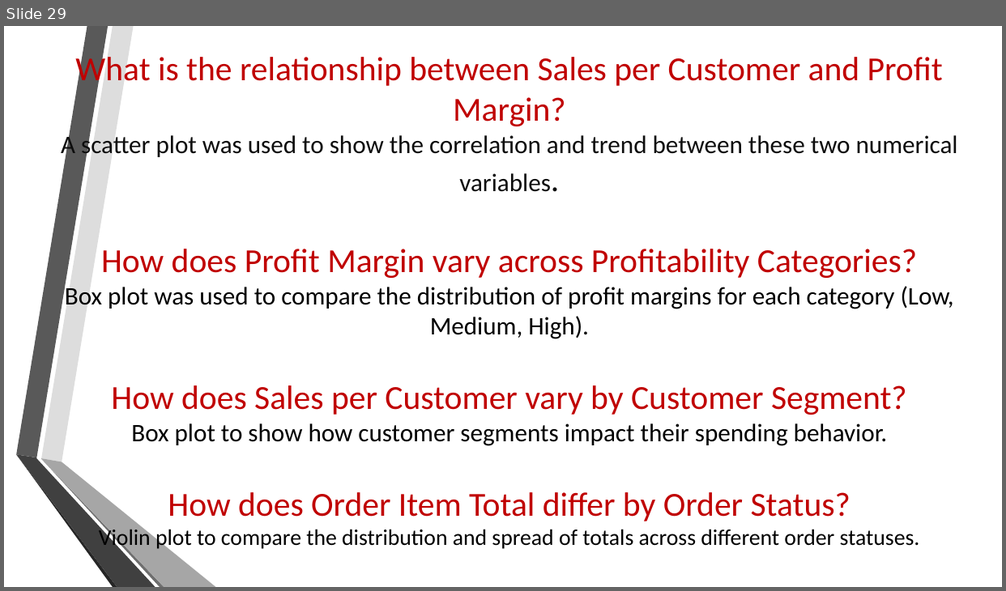
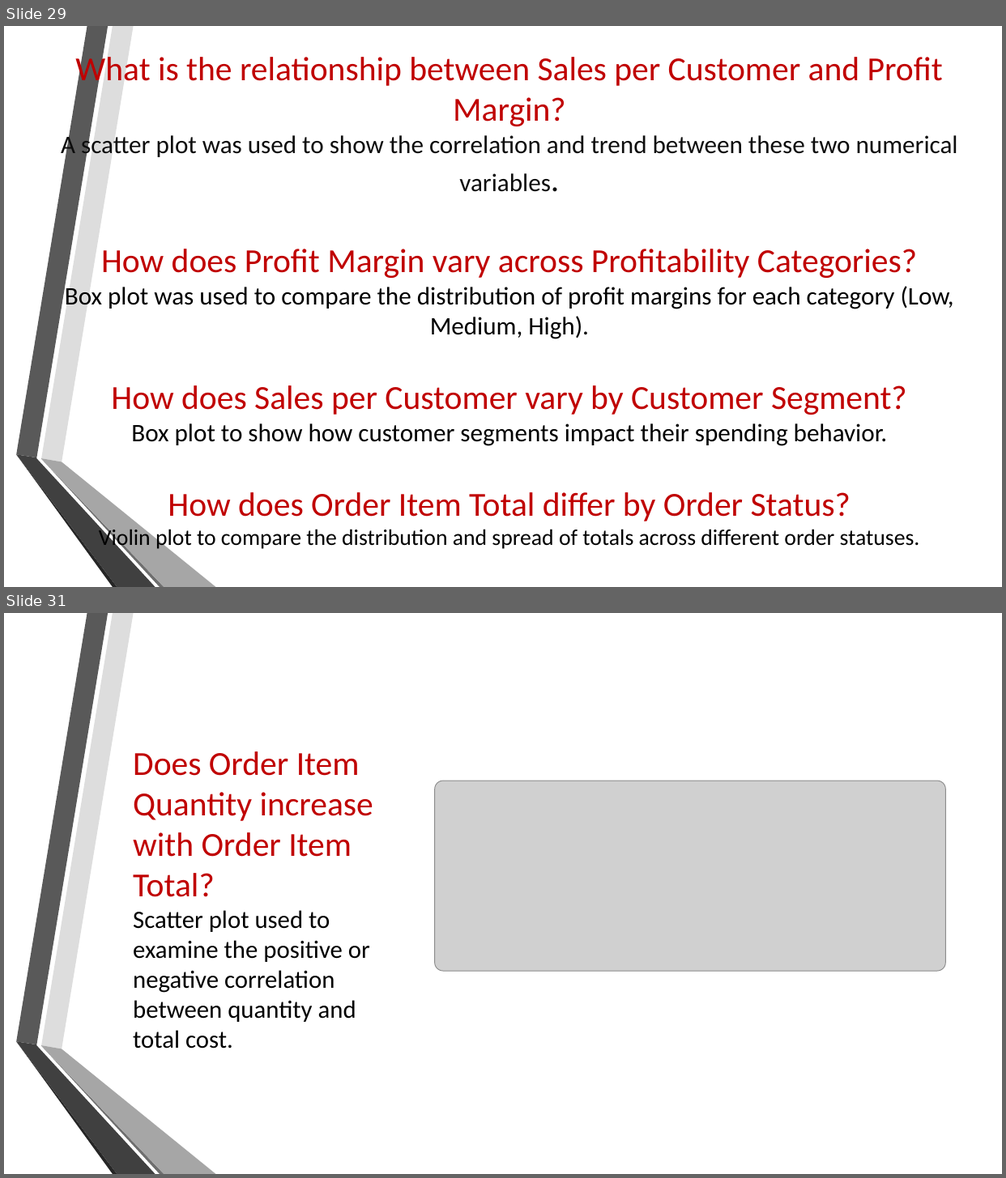
Before and after one commit to mariam530/supply-chain-project, a slide deck: New Microsoft PowerPoint Presentation.pptx. Shown one above the other, each under a label of ours: slide 29 before the commit, slides 29 and 31 after it; the slides between them are not shown. The pictures are 1006x591 and 1006x1178 pixels, drawn with LibreOffice and Linux fonts; fonts in the diff are those of the drawing; grey boxes stand for pictures; background and template pictures are left out. Boxes give left, top, right and bottom in pixels: in the first picture for what was removed or moved away, otherwise in the second. Text is boxed around its words. In the diff, an @@ line names an element or a change of style, - is before the commit and + after.

```diff
--- a/New Microsoft PowerPoint Presentation.pptx
+++ b/New Microsoft PowerPoint Presentation.pptx
@@ slide 31 added at [4,613,1002,1174], background picture (left out) @@
@@ text added at [133,752,373,1049], 24.1 pt, text #000000 @@
+Does Order Item Quantity increase with Order Item Total?
+Scatter plot used to examine the positive or negative correlation between quantity and total cost.
@@ picture added at [434,781,946,971] @@
@@ group added at [16,613,216,1174]: 6 freeform shapes @@
```
Also in this commit, not shown: 10 slides changed, 10 other slides added.
